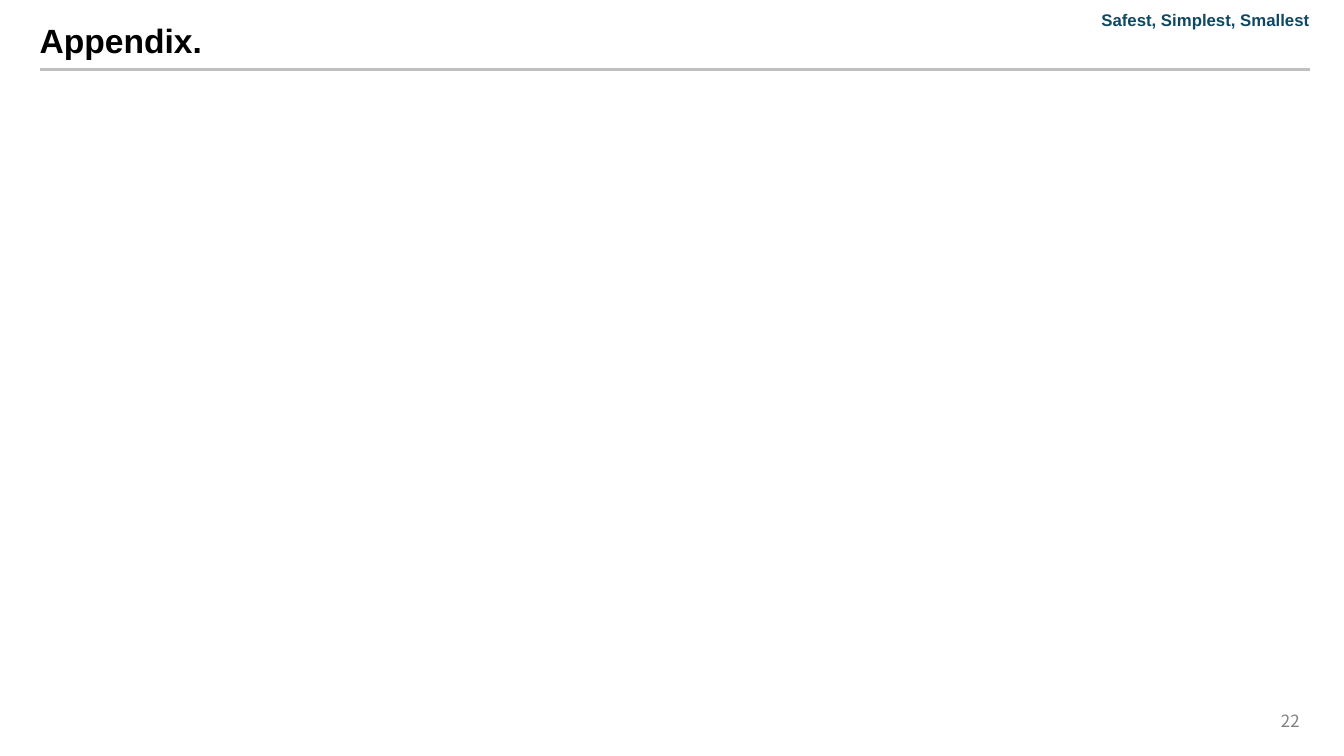
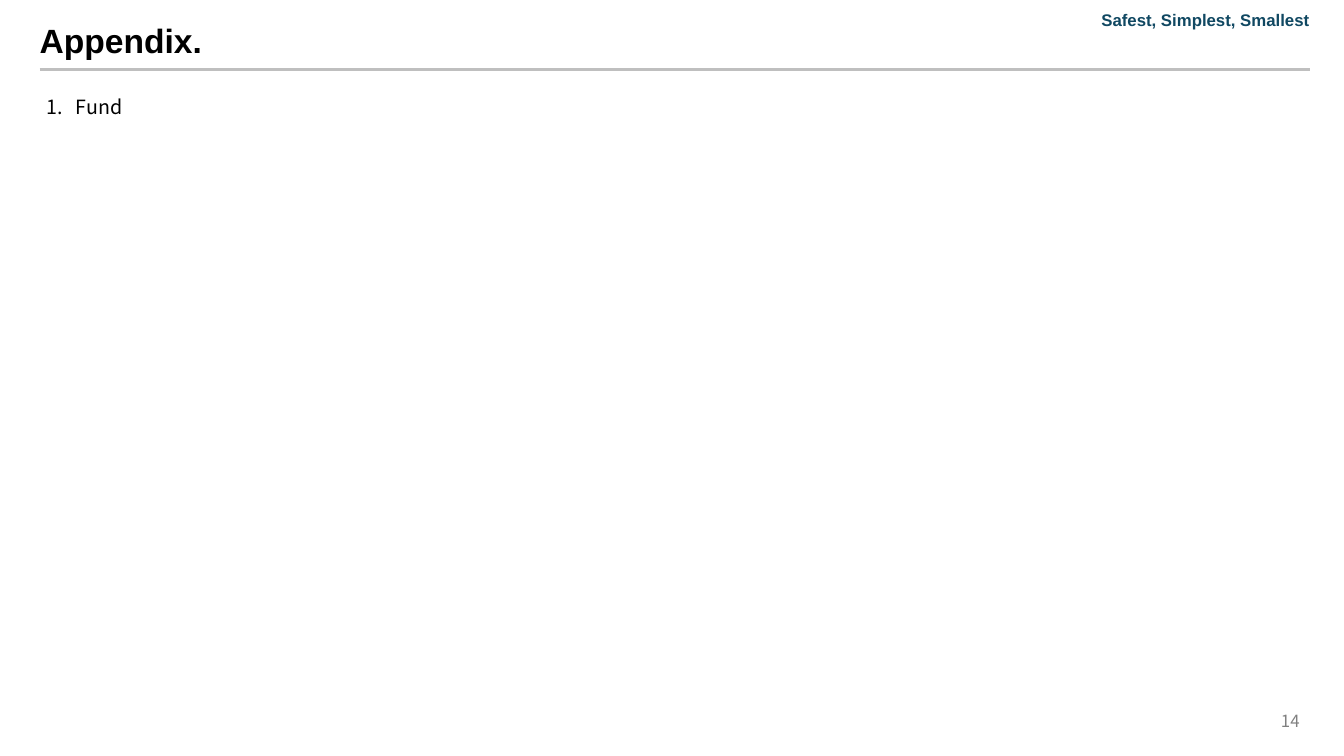
Before and after one commit to Jeong97/Practice_with_paper_data_sets, a slide deck: slide 14 of A comparative study of different features extracted from EIS in SoH for LIB/A comparative study of different features extracted from EIS in SoH for LIB-V00.01-241106.pptx (slide 22 before the commit). Drawn at 1344x756 pixels with LibreOffice and Linux fonts; fonts in the diff are those of the drawing; grey boxes stand for pictures; background and template pictures are left out. Boxes give left, top, right and bottom in pixels: in the first picture for what was removed or moved away, otherwise in the second. Text is boxed around its words. In the diff, an @@ line names an element or a change of style, - is before the commit and + after.

```diff
--- a/A comparative study of different features extracted from EIS in SoH for LIB/A comparative study of different features extracted from EIS in SoH for LIB-V00.01-241106.pptx
+++ b/A comparative study of different features extracted from EIS in SoH for LIB/A comparative study of different features extracted from EIS in SoH for LIB-V00.01-241106.pptx
@@ text added at [76, 98, 123, 115], 14 pt, text #000000 @@
+1. Fund
@@ page number at [1281, 715, 1300, 727]: text changed @@
-22
+14
```
Also in this commit, not shown: 6 other slides changed, 5 slides added, 17 slides removed, 1 other file.
